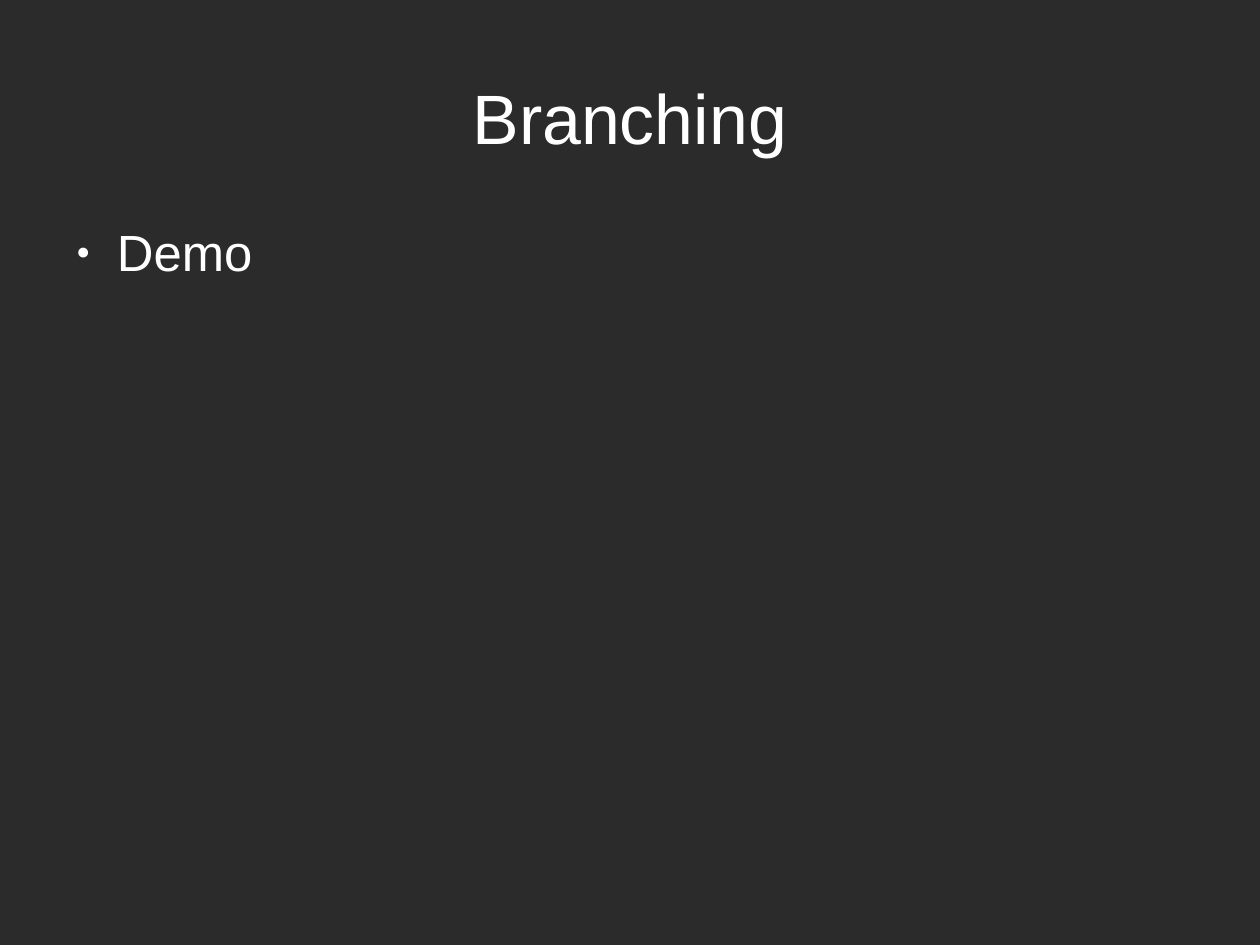
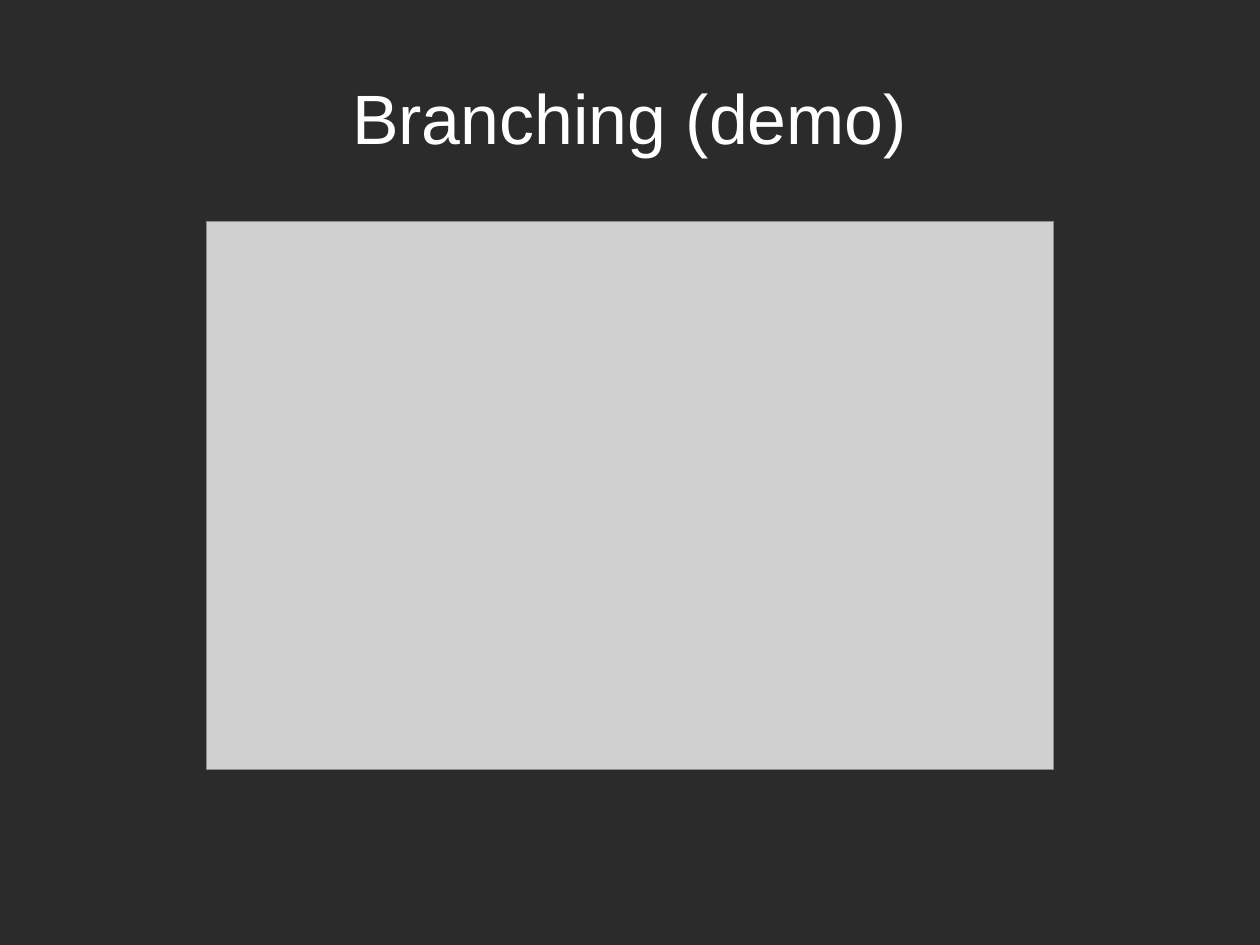
Before and after one commit to hwdegroot/days-of-code, a slide deck: slide 10 of presentation/zee-slides.odp. Drawn at 1260x945 pixels with LibreOffice and Linux fonts; fonts in the diff are those of the drawing; grey boxes stand for pictures; background and template pictures are left out; a plain dark background stands for a picture behind light text. Boxes give left, top, right and bottom in pixels: in the first picture for what was removed or moved away, otherwise in the second. Text is boxed around its words. In the diff, an @@ line names an element or a change of style, - is before the commit and + after.

```diff
--- a/presentation/zee-slides.odp
+++ b/presentation/zee-slides.odp
@@ title at bbox=[352, 93, 907, 157]: text changed @@
-Branching
+Branching (demo)
@@ text removed at bbox=[117, 236, 252, 272] @@
-● Demo
@@ picture added at bbox=[207, 221, 1054, 768] @@
```
Also in this commit, not shown: 4 other slides changed, 2 slides added, 1 slide removed, 6 other files.
